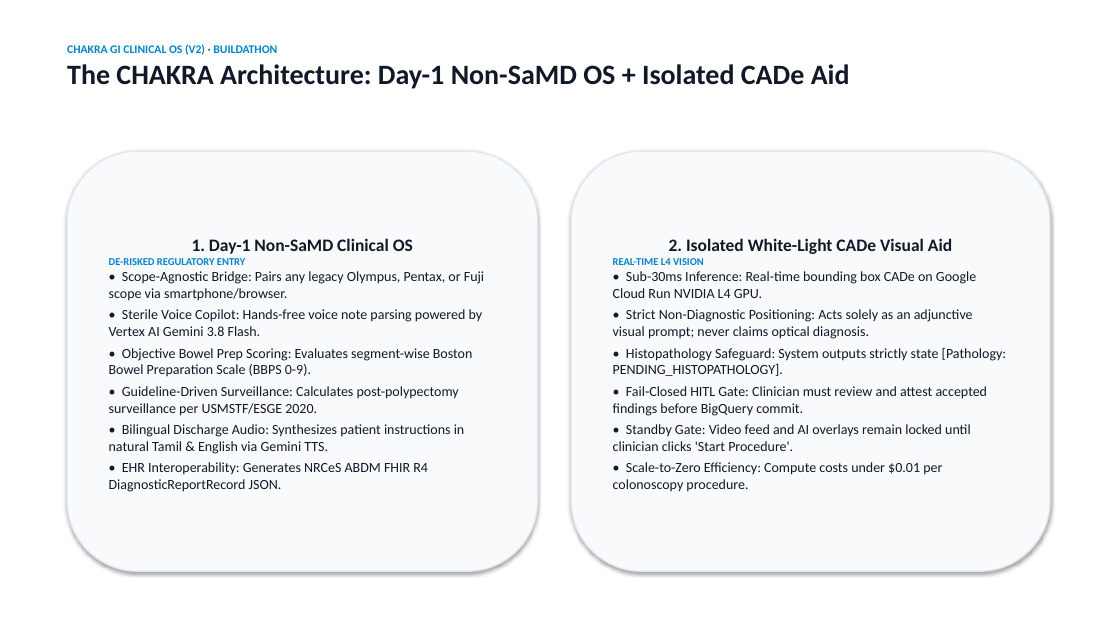
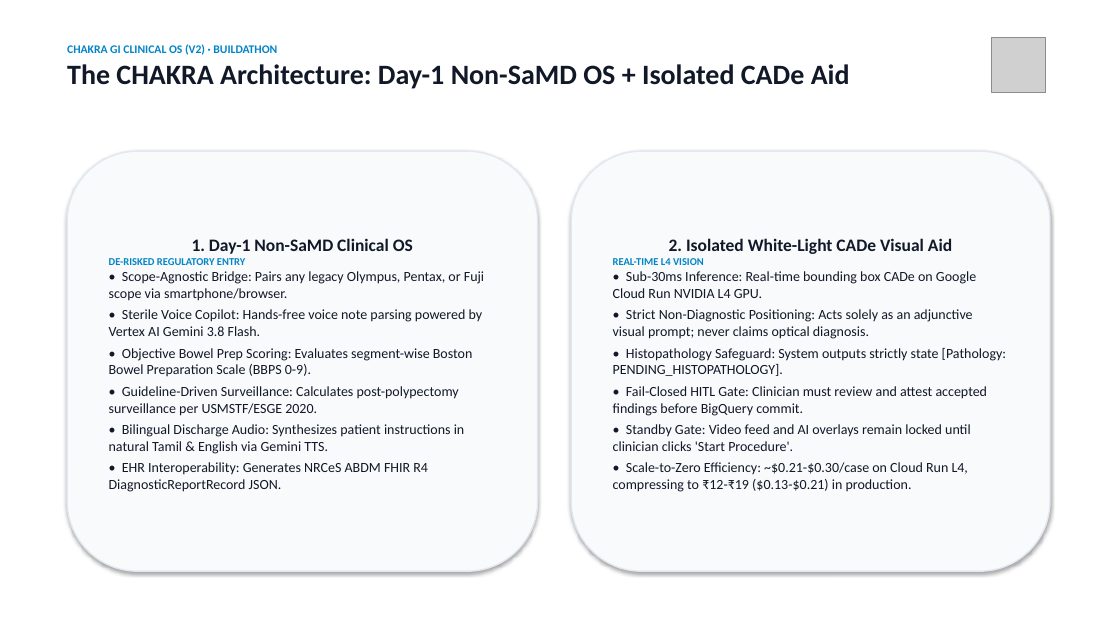
Before and after one commit to Gokzz-glitch/chakra-os, a slide deck: slide 3 of submission_assets/CHAKRA_Buildathon_Final.pptx. Drawn at 1120x630 pixels with LibreOffice and Linux fonts; fonts in the diff are those of the drawing; grey boxes stand for pictures. Boxes give left, top, right and bottom in pixels: in the first picture for what was removed or moved away, otherwise in the second. Text is boxed around its words. In the diff, an @@ line names an element or a change of style, - is before the commit and + after.

```diff
--- a/submission_assets/CHAKRA_Buildathon_Final.pptx
+++ b/submission_assets/CHAKRA_Buildathon_Final.pptx
@@ picture added at (991, 38, 1046, 92) @@
@@ text in rounded rectangle at (613, 462, 968, 492): text changed @@
-• Scale-to-Zero Efficiency: Compute costs under $0.01 per colonoscopy procedure.
+• Scale-to-Zero Efficiency: ~$0.21-$0.30/case on Cloud Run L4, compressing to ₹12-₹19 ($0.13-$0.21) in production.
```
Also in this commit, not shown: 9 other slides changed, 52 other files.
